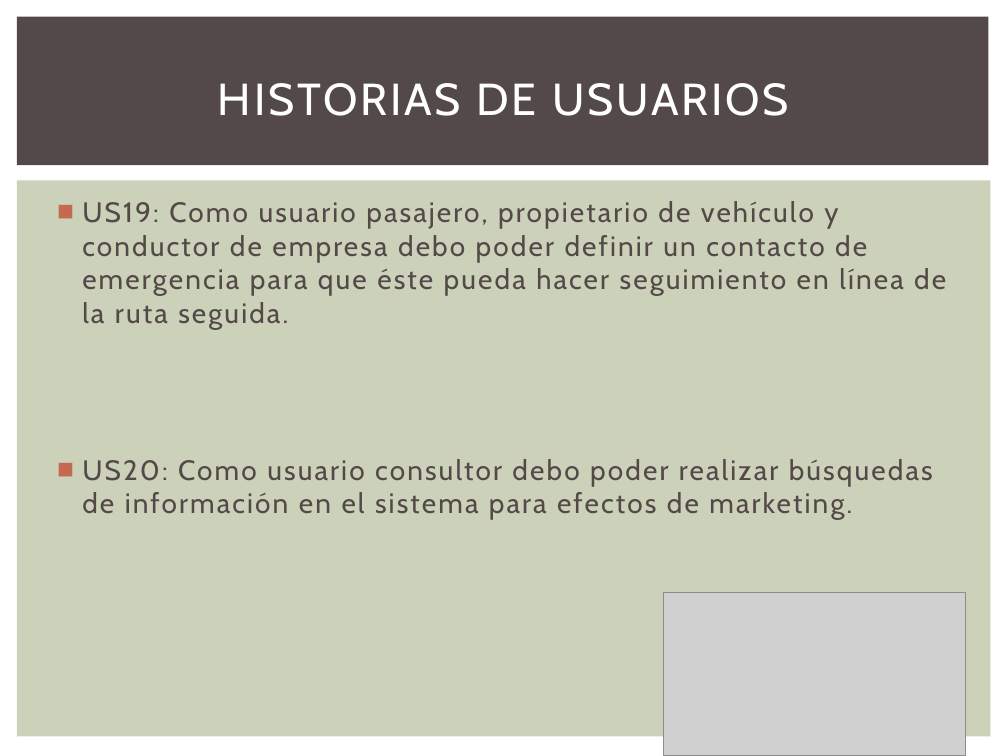
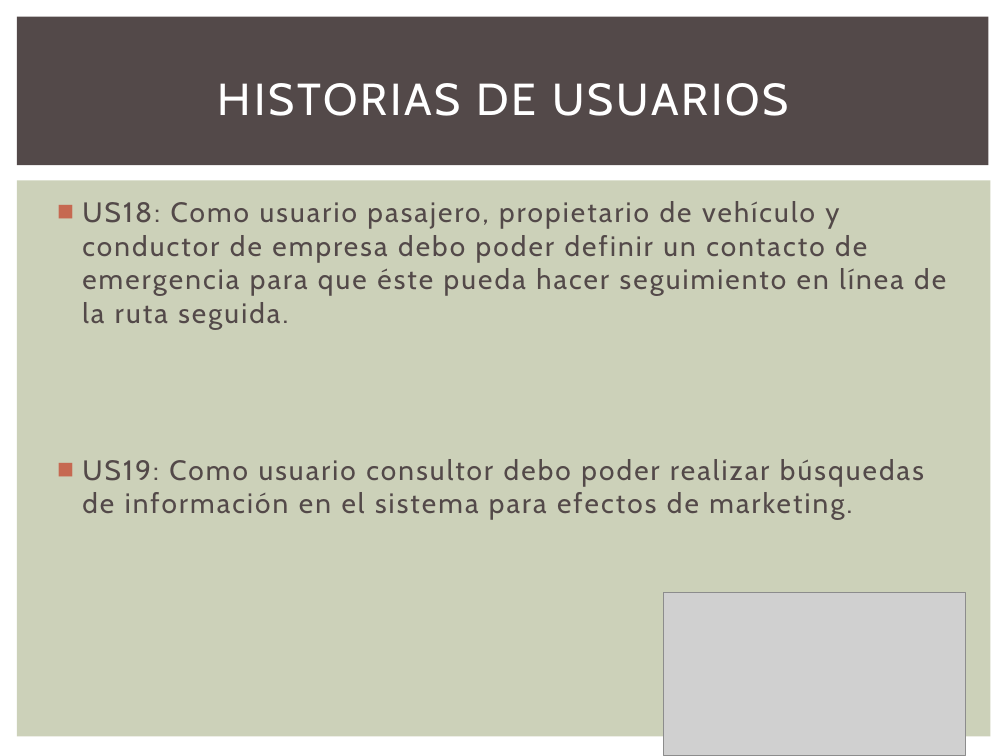
Before and after one commit to GesekCore/Arquitectura-de-Software-2015-01, a slide deck: slide 7 of PPT FINAL.pptx. Drawn at 1008x756 pixels with LibreOffice and Linux fonts; fonts in the diff are those of the drawing; grey boxes stand for pictures. Boxes give left, top, right and bottom in pixels: in the first picture for what was removed or moved away, otherwise in the second. Text is boxed around its words. In the diff, an @@ line names an element or a change of style, - is before the commit and + after.

```diff
--- a/PPT FINAL.pptx
+++ b/PPT FINAL.pptx
@@ text at bbox=[82, 201, 946, 520]: text changed @@
-■ US19: Como usuario pasajero, propietario de vehículo y conductor de empresa debo poder definir un contacto de emergencia para que éste pueda hacer seguimiento en línea de la ruta seguida.
-■ US20: Como usuario consultor debo poder realizar búsquedas de información en el sistema para efectos de marketing.
+■ US18: Como usuario pasajero, propietario de vehículo y conductor de empresa debo poder definir un contacto de emergencia para que éste pueda hacer seguimiento en línea de la ruta seguida.
+■ US19: Como usuario consultor debo poder realizar búsquedas de información en el sistema para efectos de marketing.
```
Also in this commit, not shown: 5 other slides changed, 4 slides added.
